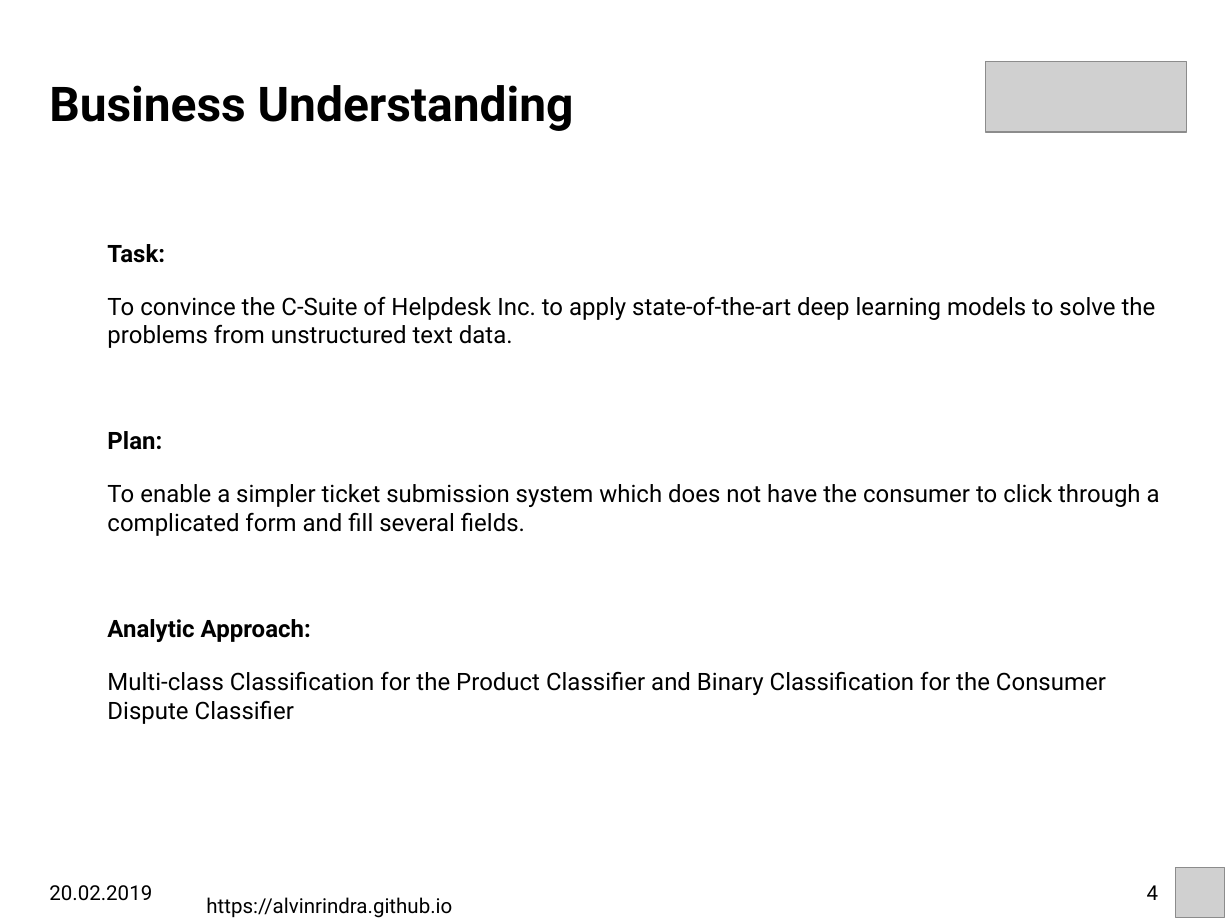
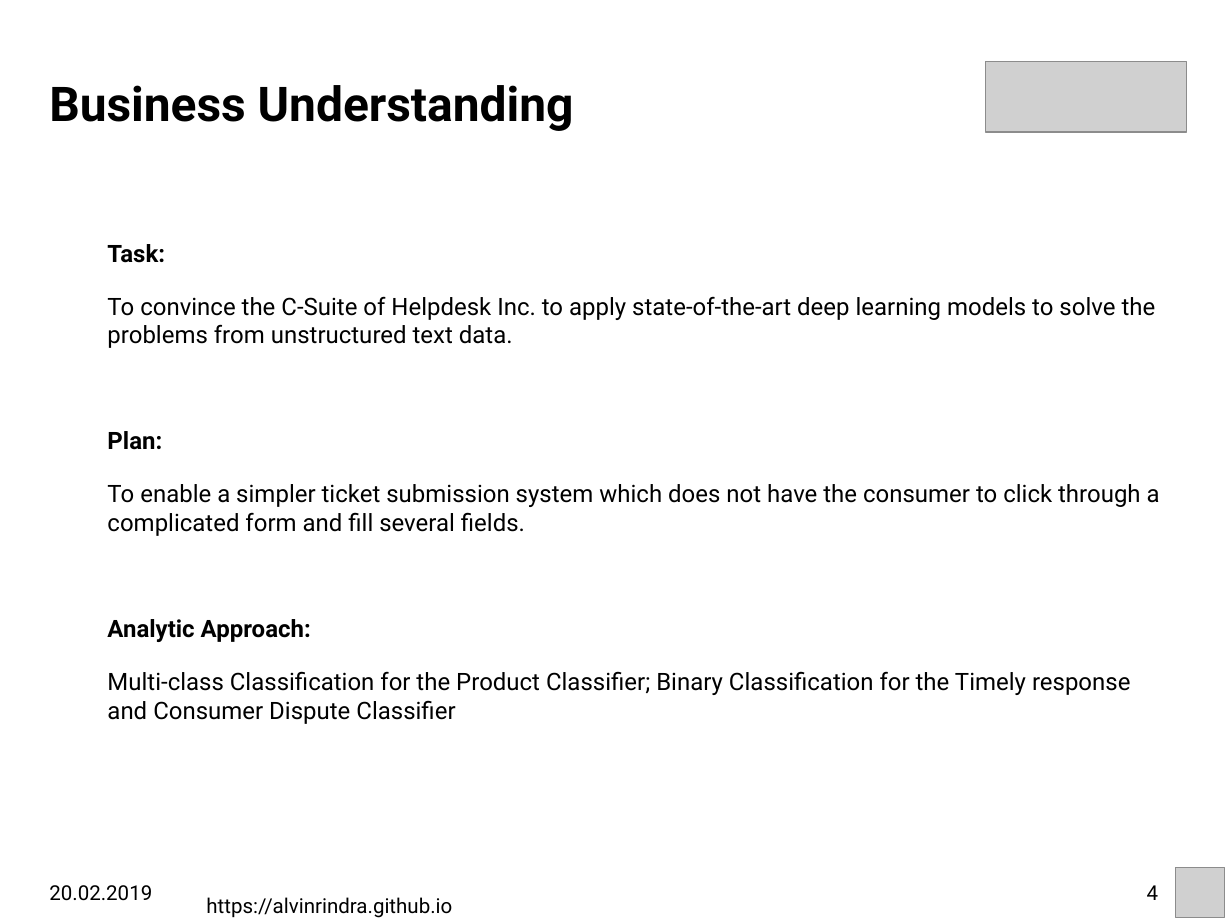
Before and after one commit to alvinrindra/alvinrindra.github.io, a slide deck: slide 4 of impress/ginkgo-analytics/Fazrie_DataCase_Talk.odp. Drawn at 1232x924 pixels with LibreOffice and Linux fonts; fonts in the diff are those of the drawing; grey boxes stand for pictures; background and template pictures are left out. Boxes give left, top, right and bottom in pixels: in the first picture for what was removed or moved away, otherwise in the second. Text is boxed around its words. In the diff, an @@ line names an element or a change of style, - is before the commit and + after.

```diff
--- a/impress/ginkgo-analytics/Fazrie_DataCase_Talk.odp
+++ b/impress/ginkgo-analytics/Fazrie_DataCase_Talk.odp
@@ text at [107,671,1130,724]: text changed @@
-Multi-class Classification for the Product Classifier and Binary Classification for the Consumer Dispute Classifier
+Multi-class Classification for the Product Classifier; Binary Classification for the Timely response and Consumer Dispute Classifier
```
Also in this commit, not shown: 3 other files.
